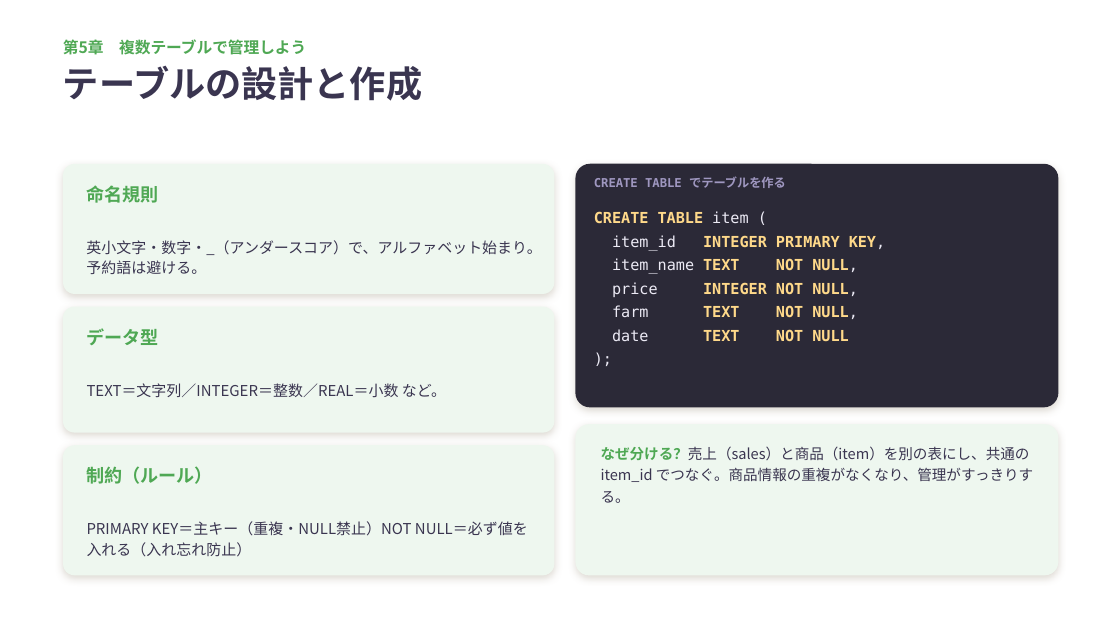
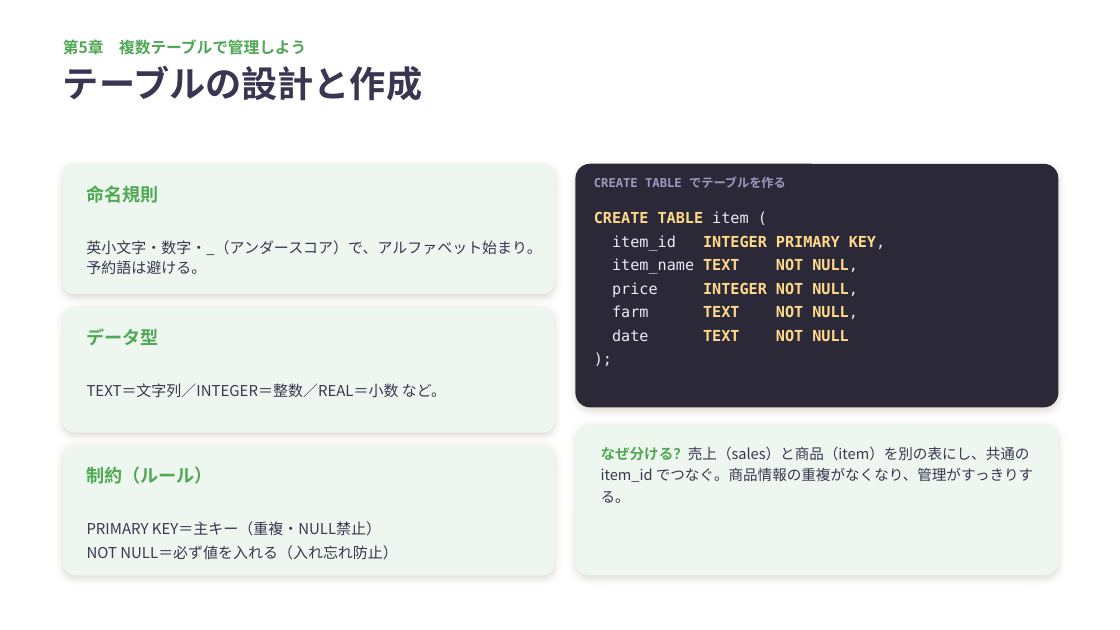
Before and after one commit to parts-kawabata/git-training, a slide deck: slide 16 of SQL 1年生 PowerPoint.pptx. Drawn at 1120x630 pixels with LibreOffice and Linux fonts; fonts in the diff are those of the drawing. Boxes give left, top, right and bottom in pixels: in the first picture for what was removed or moved away, otherwise in the second. Text is boxed around its words. In the diff, an @@ line names an element or a change of style, - is before the commit and + after.

Commit message:
SQL 1年生 PowerPoint　修正

```diff
--- a/SQL 1年生 PowerPoint.pptx
+++ b/SQL 1年生 PowerPoint.pptx
@@ text at (87, 521, 397, 560): text changed @@
-PRIMARY KEY＝主キー（重複・NULL禁止）NOT NULL＝必ず値を入れる（入れ忘れ防止）
+PRIMARY KEY＝主キー（重複・NULL禁止）
+NOT NULL＝必ず値を入れる（入れ忘れ防止）
```
